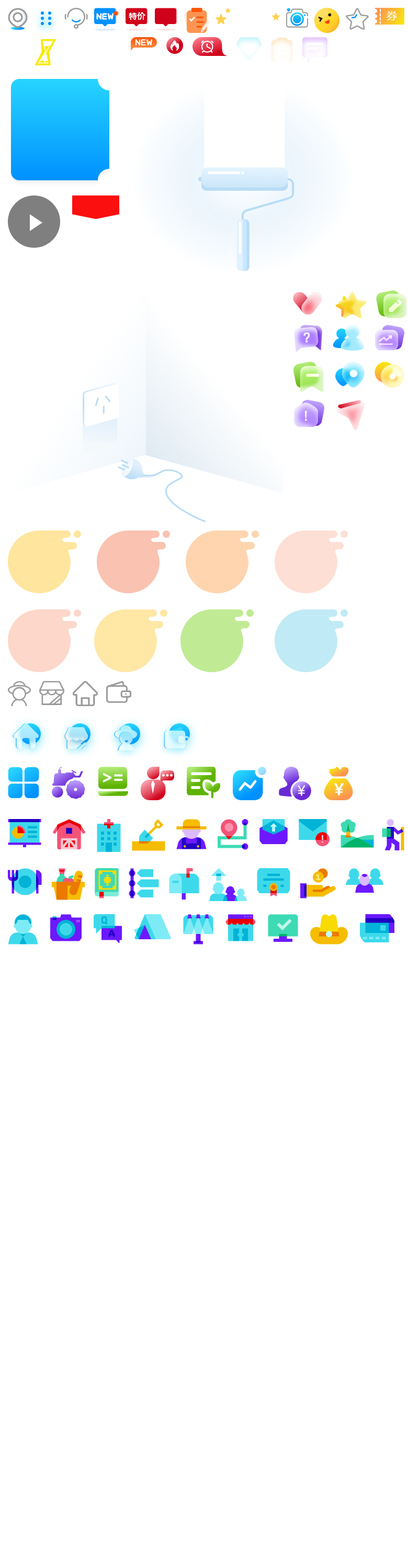
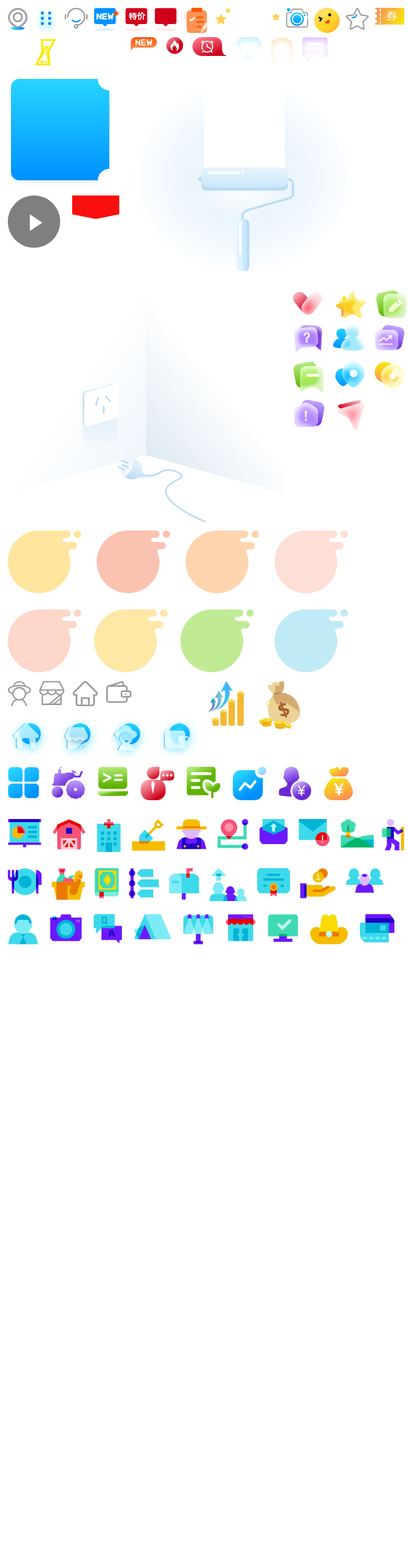
Before/after of a 408px x 1568px layered artwork. What changed in the layer stack:
added layer "图层 39" above "图层 38" over [258, 681, 301, 730]
added layer "图层 38" above "图层 37" over [206, 681, 244, 726]
